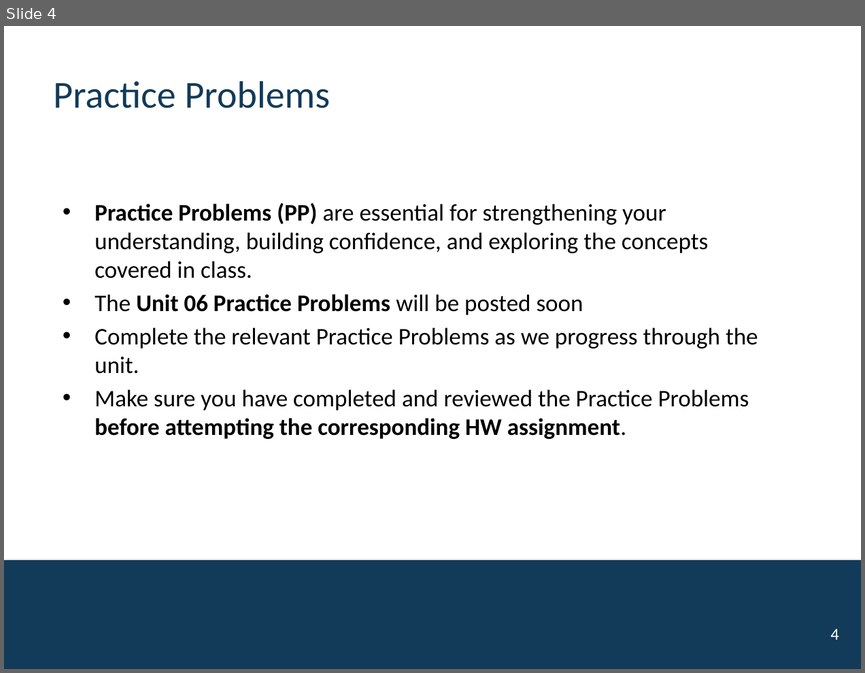
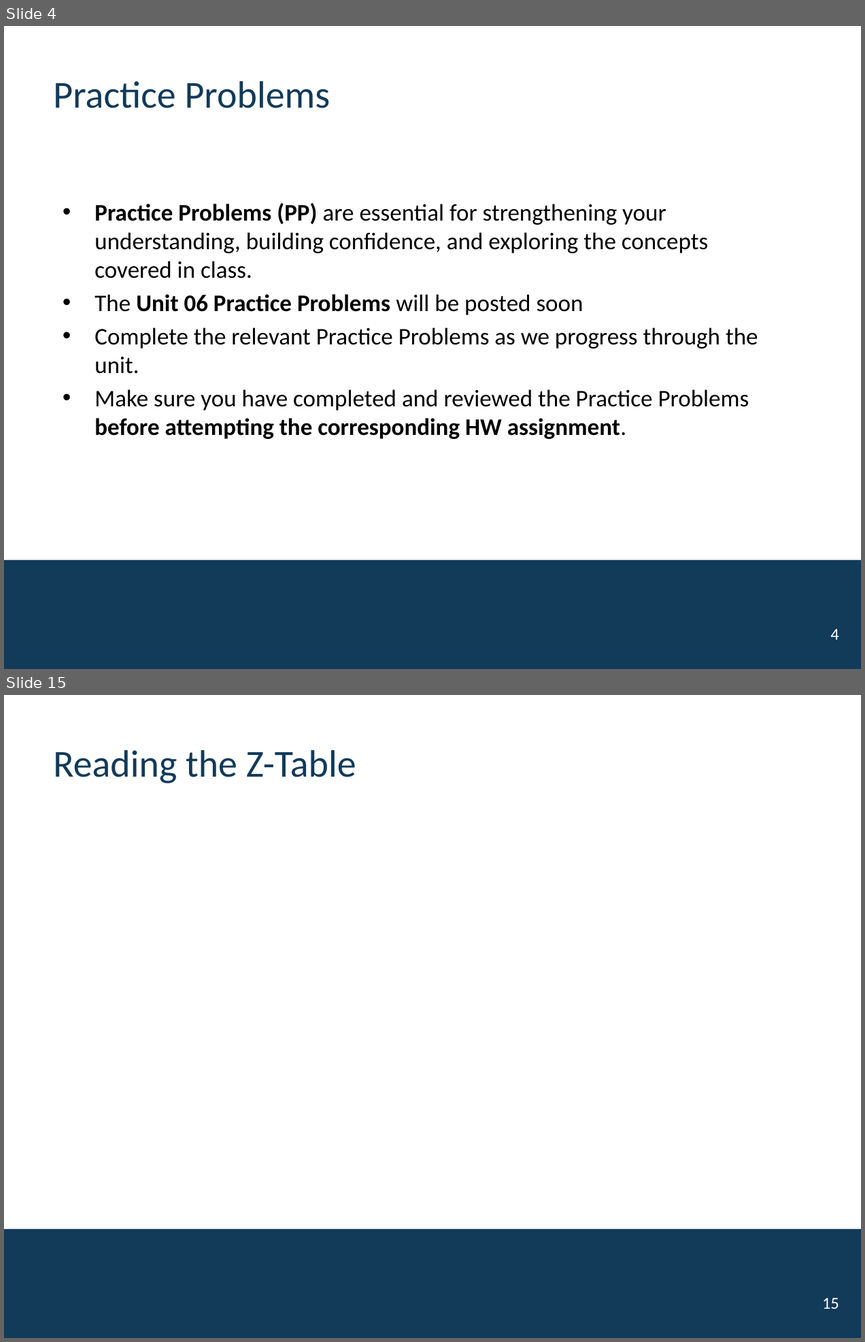
Before and after one commit to mutasim221B/CWRU-STAT-312-Fall-26, a slide deck: docs/activities/Unit-06-Normal-CTL.pptx. Shown one above the other, each under a label of ours: slide 4 before the commit, slides 4 and 15 after it; the slides between them are not shown. The pictures are 865x673 and 865x1342 pixels, drawn with LibreOffice and Linux fonts; fonts in the diff are those of the drawing; background and template pictures are left out. Boxes give left, top, right and bottom in pixels: in the first picture for what was removed or moved away, otherwise in the second. Text is boxed around its words. In the diff, an @@ line names an element or a change of style, - is before the commit and + after.

```diff
--- a/docs/activities/Unit-06-Normal-CTL.pptx
+++ b/docs/activities/Unit-06-Normal-CTL.pptx
@@ slide 15 added at (4,695,861,1338), background #FFFFFF; not listed: 1 template element that a slide beside it also shows @@
@@ title added at (53,750,356,783), 32 pt, text #123A59 @@
+Reading the Z-Table
@@ page number added at (822,1297,839,1308), 14 pt, text #FFFFFF @@
+15
```
Also in this commit, not shown: 10 other slides added, 13 other files.
